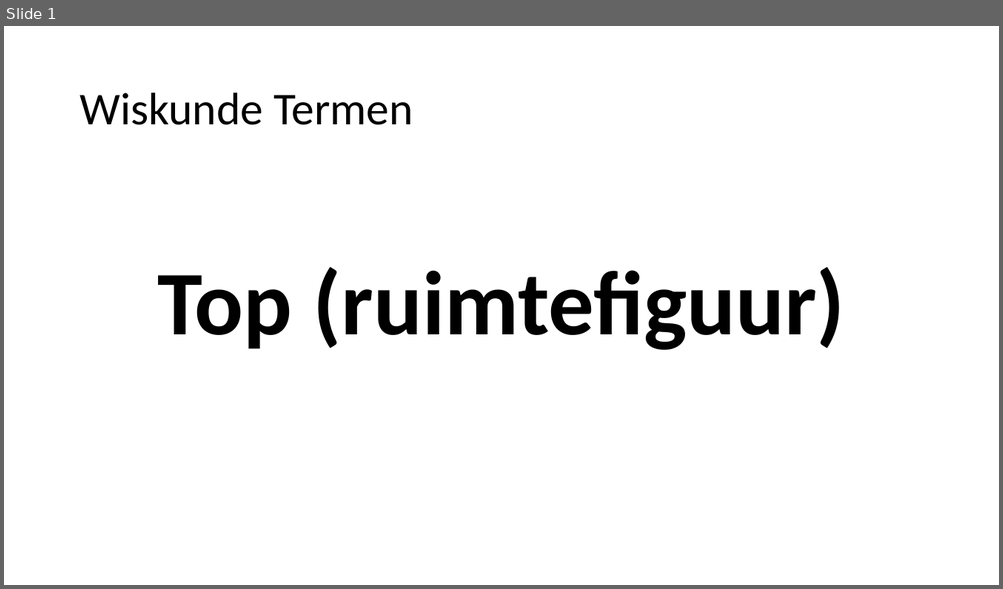
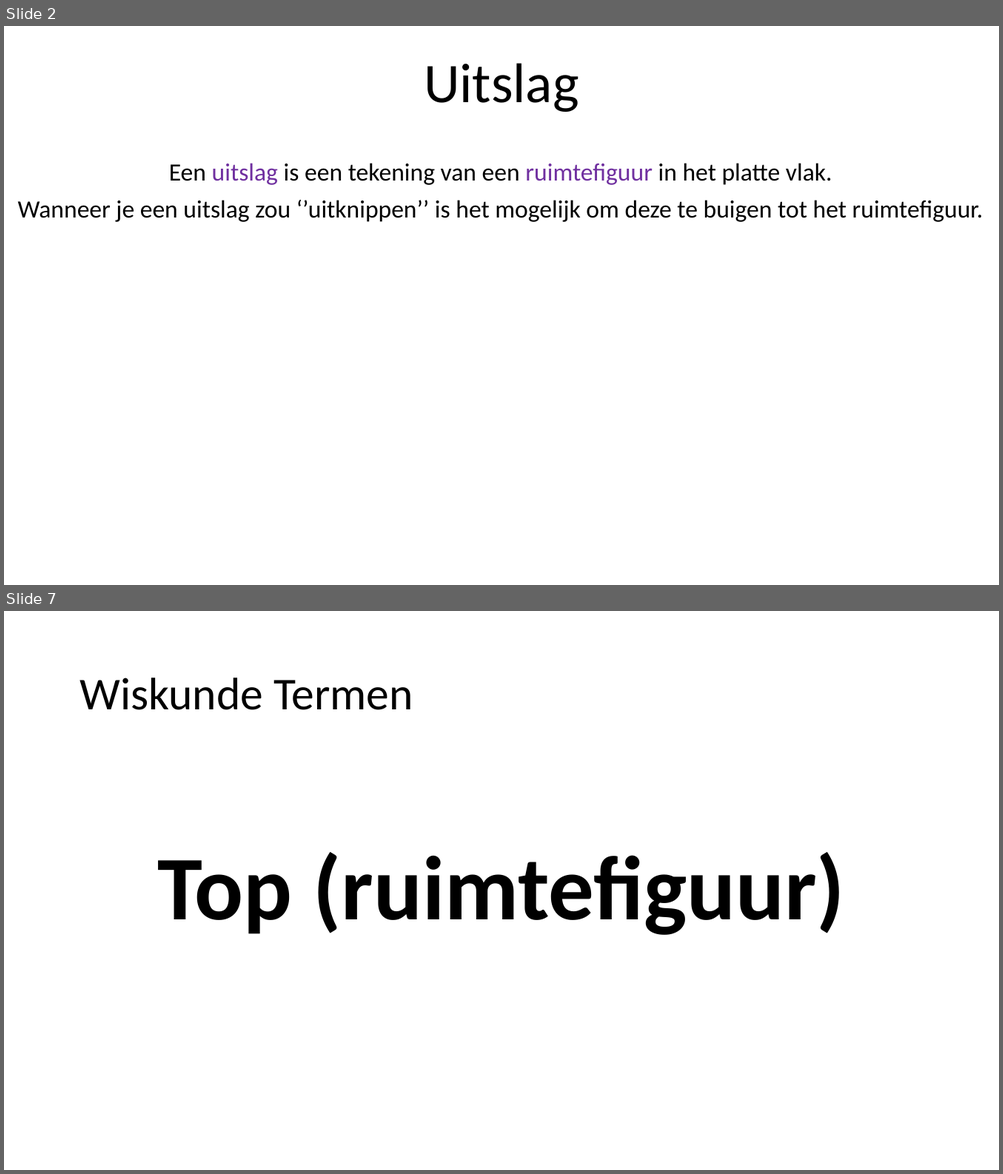
Before and after one commit to heinvinkel/wiskundetermen, a slide deck: meetkunde/AAAAMeetkunde.pptx. Shown one above the other, each under a label of ours: slide 1 before the commit, slides 2 and 7 after it; the slides between them are not shown. The pictures are 1003x589 and 1003x1174 pixels, drawn with LibreOffice and Linux fonts; fonts in the diff are those of the drawing. Boxes give left, top, right and bottom in pixels: in the first picture for what was removed or moved away, otherwise in the second. Text is boxed around its words. In the diff, an @@ line names an element or a change of style, - is before the commit and + after.

```diff
--- a/meetkunde/AAAAMeetkunde.pptx
+++ b/meetkunde/AAAAMeetkunde.pptx
@@ slide 2 added at [4, 26, 999, 585], background #FFFFFF @@
@@ title added at [424, 63, 579, 112], 54 pt, text #000000 @@
+Uitslag
@@ subtitle added at [18, 163, 983, 222], 24 pt, text #000000 @@
+Een uitslag is een tekening van een ruimtefiguur in het platte vlak.
+Wanneer je een uitslag zou ‘’uitknippen’’ is het mogelijk om deze te buigen tot het ruimtefiguur.
@@ what was slide 1 is now slide 7 @@
```
Also in this commit, not shown: 5 other slides added, 13 other files.
